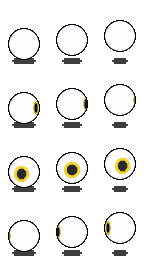
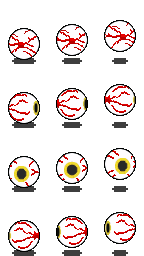
Comparing the layer stacks of the two 144×256 images. Changes:
added layer "veins" above "eyeball" over [9, 23, 135, 249]
